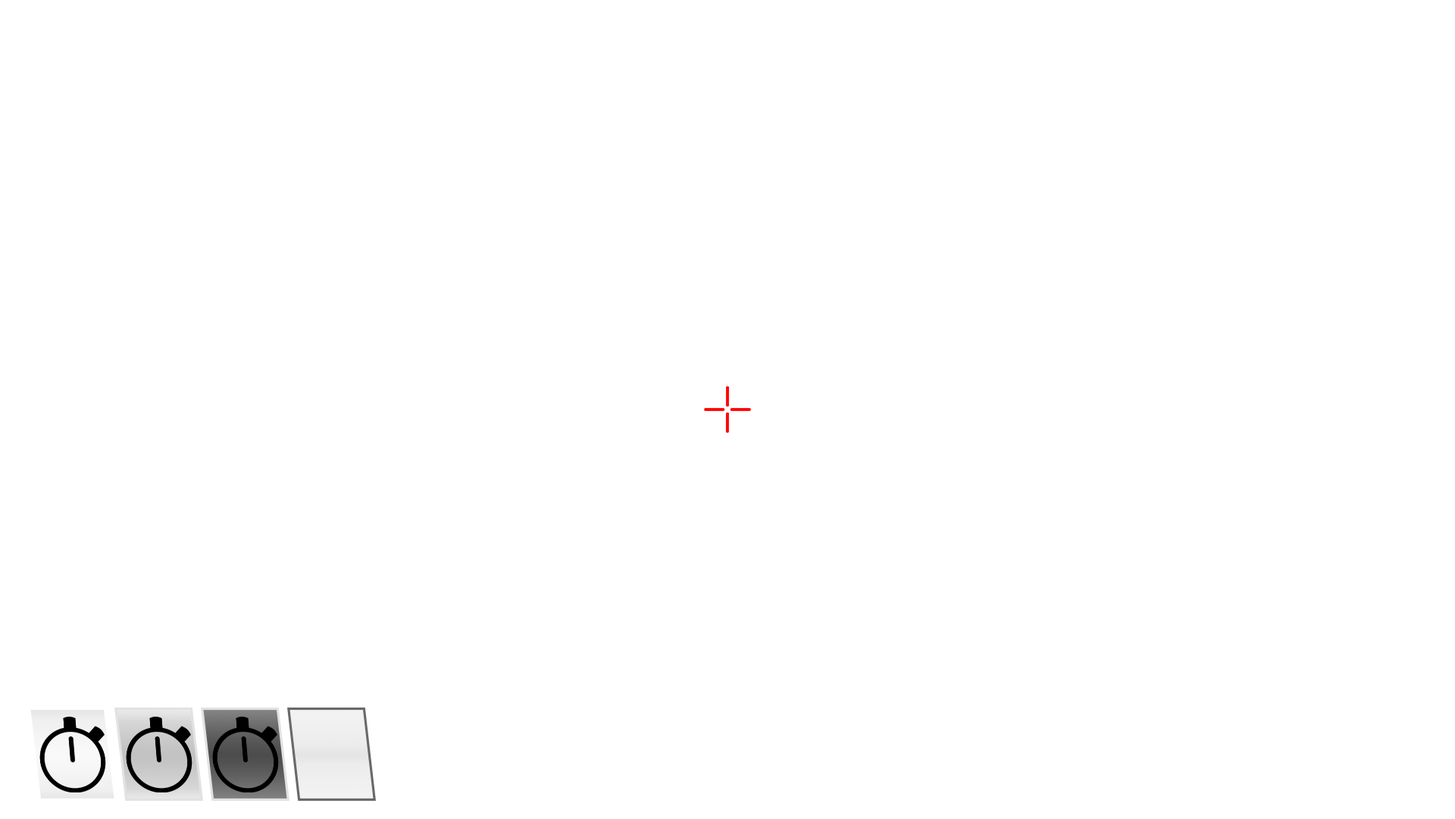
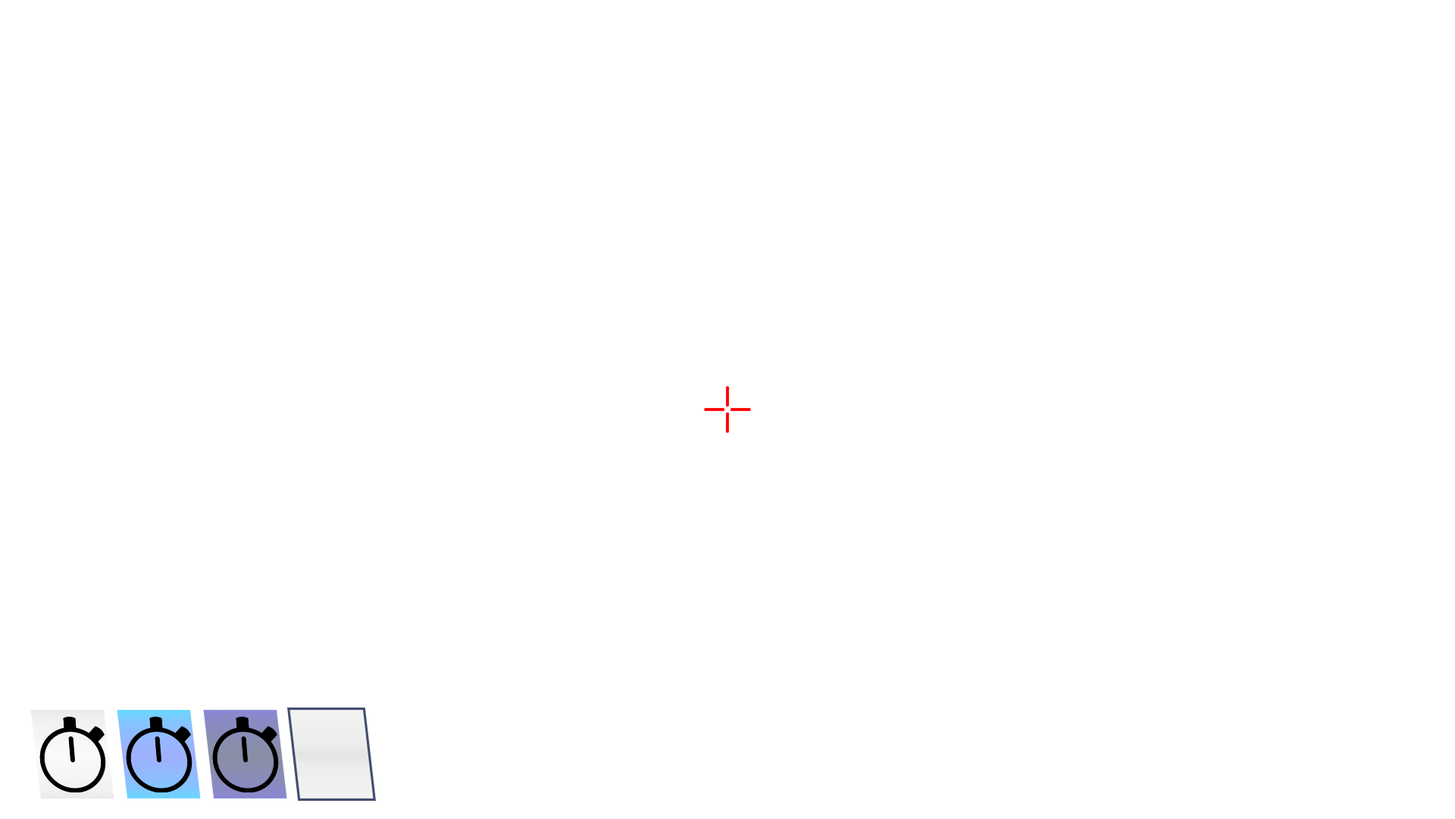
Layered file, before and after one edit (w=1455, h=819). Changes by layer:
painted on "7-79883_stop-watch-icon-clip-art-at-clker-stopwatch" (1st of 3, in "Группа 2") over box(200, 707, 290, 801)
painted on "Прямоугольник 1" (1st of 3, in "Группа 1") over box(287, 707, 376, 801)
removed layer "Прямоугольник 1" (2nd of 4, in "Группа 1") from group "Группа 1" over box(200, 707, 290, 801)
painted on "Прямоугольник 1" (2nd of 3, in "Группа 1") over box(114, 707, 204, 801)
painted on "Прямоугольник 1" (3rd of 3, in "Группа 1") over box(31, 709, 115, 799)
